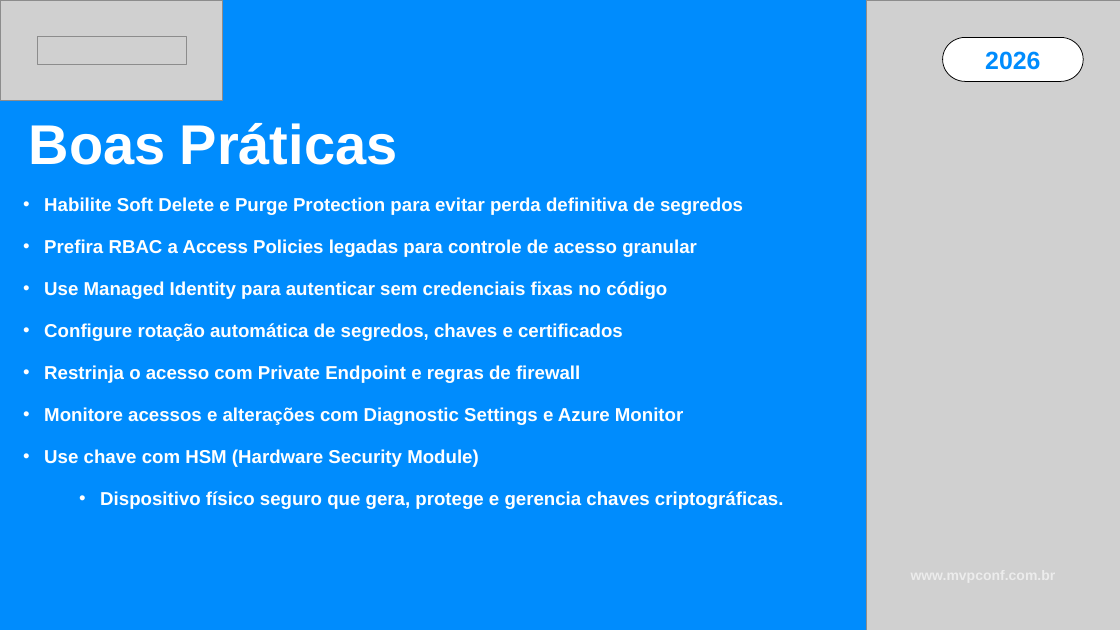
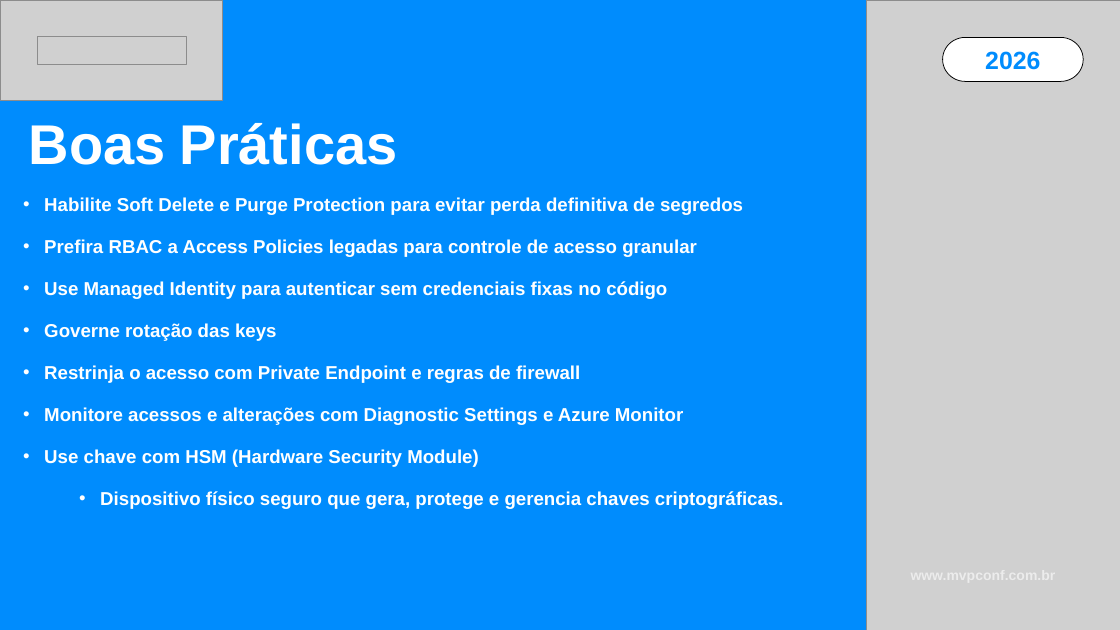
Before and after one commit to jpitapeva/keyvault_pipeline, a slide deck: slide 10 of Keyvault-MVPConf-2026.pptx (slide 8 before the commit). Drawn at 1120x630 pixels with LibreOffice and Linux fonts; fonts in the diff are those of the drawing; grey boxes stand for pictures. Boxes give left, top, right and bottom in pixels: in the first picture for what was removed or moved away, otherwise in the second. Text is boxed around its words. In the diff, an @@ line names an element or a change of style, - is before the commit and + after.

```diff
--- a/Keyvault-MVPConf-2026.pptx
+++ b/Keyvault-MVPConf-2026.pptx
@@ text at bbox=[44, 323, 277, 341]: text changed @@
-• Configure rotação automática de segredos, chaves e certificados
+• Governe rotação das keys
```
Also in this commit, not shown: 6 other slides changed, 1 other file.
